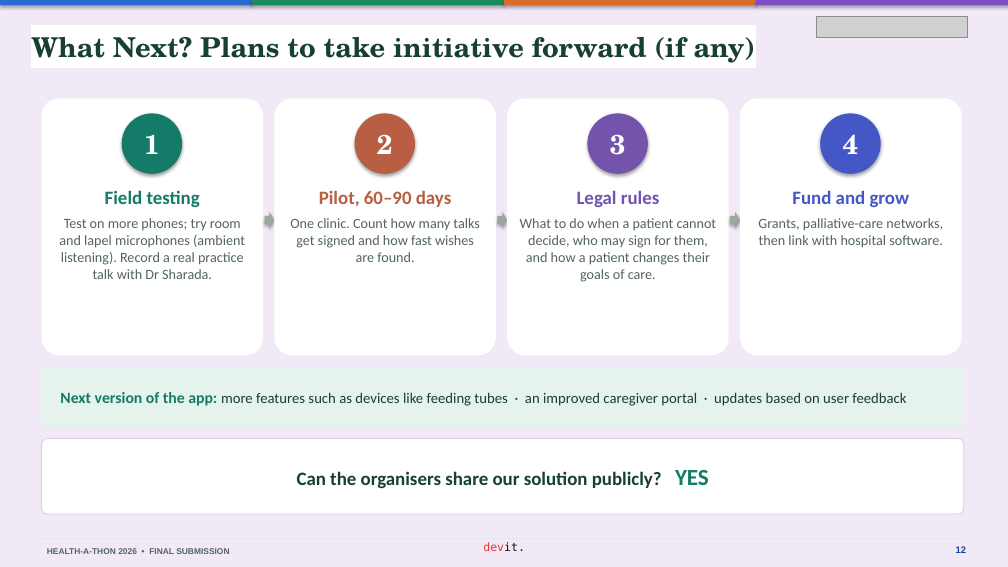
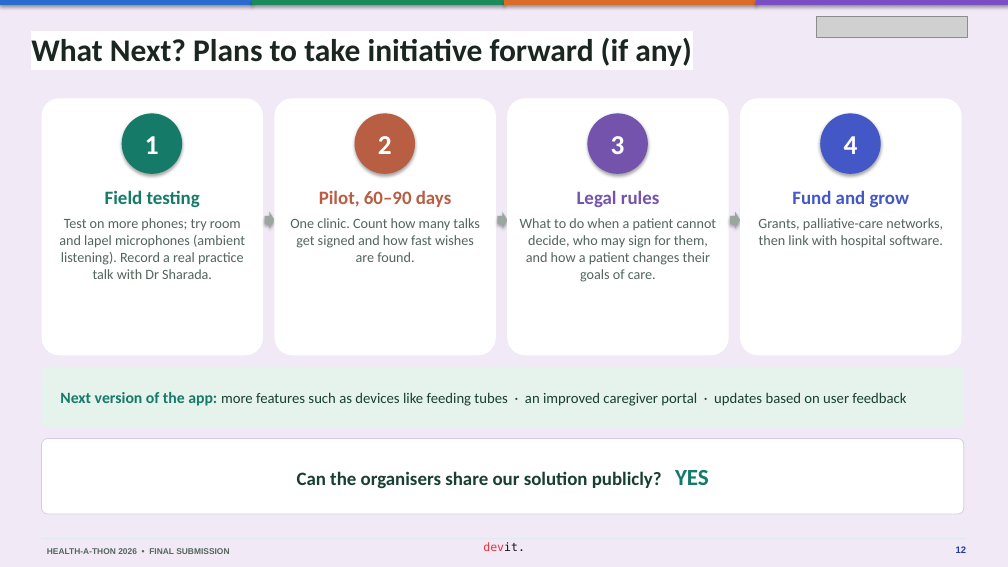
Before and after one commit to basithladdu/healthathon, a slide deck: slide 12 of output/final-submission/Sahara-Final-Presentation.pptx. Drawn at 1008x567 pixels with LibreOffice and Linux fonts; fonts in the diff are those of the drawing; grey boxes stand for pictures. Boxes give left, top, right and bottom in pixels: in the first picture for what was removed or moved away, otherwise in the second. Text is boxed around its words. In the diff, an @@ line names an element or a change of style, - is before the commit and + after.

```diff
--- a/output/final-submission/Sahara-Final-Presentation.pptx
+++ b/output/final-submission/Sahara-Final-Presentation.pptx
@@ text "What Next? Plans to take ..." at [31, 38, 692, 66]: size 26 to 30 pt, font TeX Gyre Schola to Calibri, text colour #173F33 to #1B2621 @@
@@ font TeX Gyre Schola to Calibri in 4 elements at [122, 113, 182, 174], [355, 113, 415, 174], [588, 113, 648, 174], [820, 113, 881, 174] @@
```
Also in this commit, not shown: 12 other slides changed, 3 other files.
